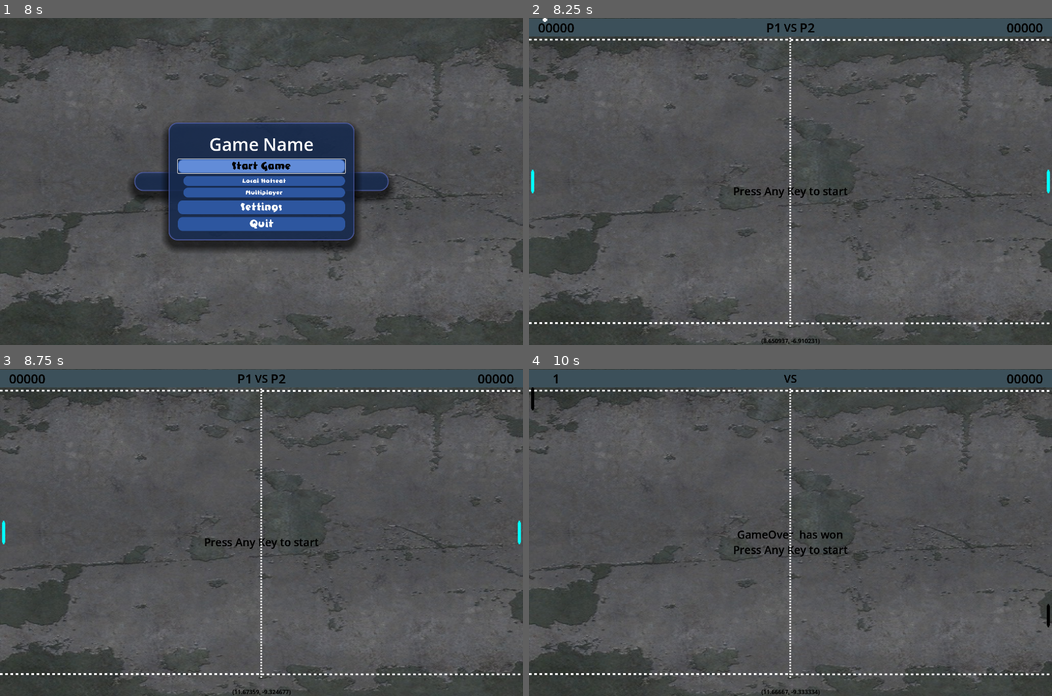
Above: before the commit, frames 1-4 (two rows, left to right).
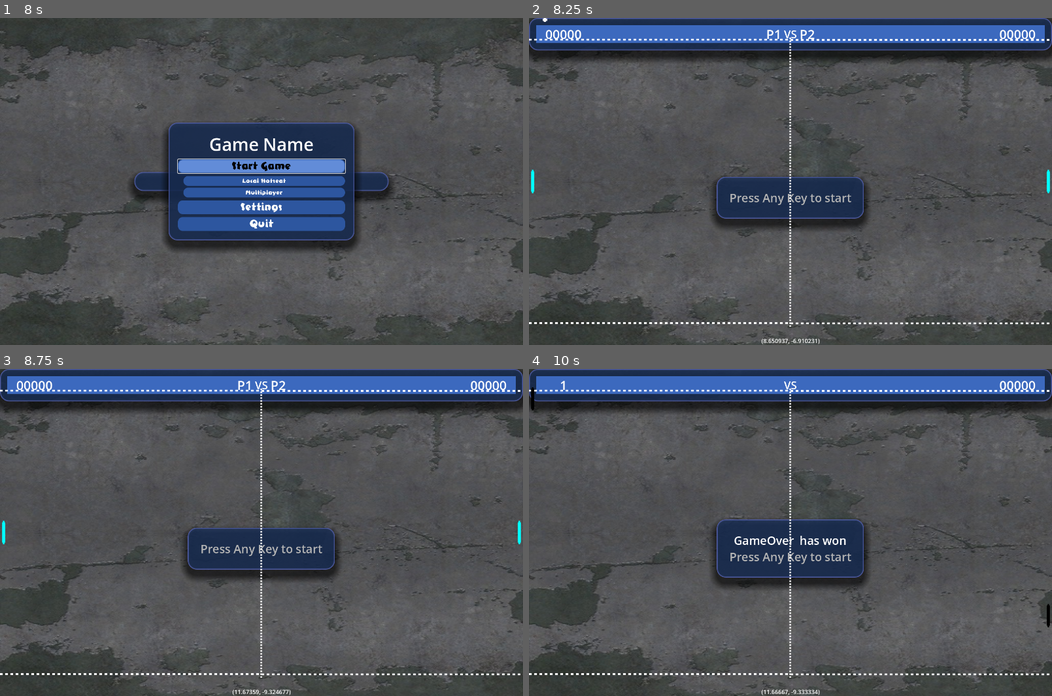
Above: after the commit, the same moments.

Repository: Fox-Alpha/Pong_Godot_4_Multiplayer
Game: Godot game, scene res://assets/Gui/MainMenu.tscn
The game is run twice, just before and just after one commit, with the same random seed, the same clock (stepped at 60 frames per second) and the same inputs.
Inputs (mouse positions are in pixels of both pictures, inside the frame that each line leads up to):
- Up to frame 1 (8 s): click "Start Game" at 0.5 s; click "Start Game" at 1.25 s; click "Settings" at 2 s; move the mouse to (376, 165) at 2.77 s; hold W (p1_up) 2.78-3.53 s; hold Down (p2_down) 2.78-3.53 s; click (376, 165) at 2.92 s; move the mouse to (156, 197) at 3.52 s; hold S (p1_down) 3.53-4.28 s; tap Up (p2_up) at 3.6, 5.1, 6.6 s; move the mouse to (313, 109) at 4.27 s; hold Down (p2_down) 4.28-5.03 s; hold W (p1_up) 4.28-5.78 s; move the mouse to (235, 246) at 5.02 s; click (235, 246) at 5.17 s; move the mouse to (418, 230) at 5.77 s; hold Down (p2_down) 5.78-6.53 s; hold S (p1_down) from 5.78 s (still down); move the mouse to (104, 132) at 6.52 s; move the mouse to (287, 181) at 7.27 s; hold Down (p2_down) from 7.28 s (still down); click (287, 181) at 7.42 s
- Up to frame 2 (8.25 s): release S (p1_down) at 8 s; release Down (p2_down) at 8 s; click "Local Hotseat" at 8 s
- Up to frame 3 (8.75 s): no input
- Up to frame 4 (10 s): tap Enter at 8.75 s; move the mouse to (712, 450) at 8.77 s; hold W (p1_up) from 8.78 s (still down); tap Up (p2_up) at 8.85 s; tap Space at 9.5 s; move the mouse to (905, 516) at 9.52 s; hold Down (p2_down) from 9.53 s (still down)

Frame 1 is identical in both runs. In frame 2, 17% of the frame differs, in the area x 0-100%, y 0-100%; in frame 3, 17%; in frame 4, 18%.
Error in both runs: Invalid access to property or key 'colors' on a base object of type 'Dictionary'. (res://scripts/globals.gd:96)

Commit message:
Upd: Redesigne ingame UI with Game Theme

Diff:
--- a/assets/ui.tscn
+++ b/assets/ui.tscn
@@ -1,6 +1,5 @@
-[gd_scene load_steps=4 format=3 uid="uid://id75m5q4t5ga"]
+[gd_scene load_steps=3 format=3 uid="uid://id75m5q4t5ga"]
 
-[ext_resource type="Theme" uid="uid://bichyo3bvxum0" path="res://assets/resources/pong_ui_theme.tres" id="1_o5g76"]
 [ext_resource type="Script" uid="uid://b7q3yerjsm3io" path="res://scripts/ui.gd" id="1_t2nfm"]
 [ext_resource type="Script" uid="uid://qc5f6sore7n8" path="res://debug.gd" id="3_rvqgq"]
 
@@ -12,7 +11,6 @@
 grow_horizontal = 2
 grow_vertical = 2
 mouse_filter = 2
-theme = ExtResource("1_o5g76")
 script = ExtResource("1_t2nfm")
 
 [node name="VBoxContainer" type="VBoxContainer" parent="."]
@@ -24,21 +22,26 @@
 grow_vertical = 2
 theme_override_constants/separation = 2
 
-[node name="MarginContainer" type="MarginContainer" parent="VBoxContainer"]
+[node name="PanelContainer" type="PanelContainer" parent="VBoxContainer"]
+layout_mode = 2
+
+[node name="MarginContainer" type="MarginContainer" parent="VBoxContainer/PanelContainer"]
 custom_minimum_size = Vector2(55, 0)
 layout_mode = 2
-theme_override_constants/margin_top = 2
-theme_override_constants/margin_bottom = 2
+theme_override_constants/margin_left = 10
+theme_override_constants/margin_top = 10
+theme_override_constants/margin_right = 10
+theme_override_constants/margin_bottom = 10
 
-[node name="ColorRect" type="ColorRect" parent="VBoxContainer/MarginContainer"]
+[node name="ColorRect" type="ColorRect" parent="VBoxContainer/PanelContainer/MarginContainer"]
 layout_mode = 2
-color = Color(0.235294, 0.313726, 0.352941, 1)
+color = Color(0.235294, 0.411765, 0.745098, 1)
 
-[node name="HBoxContainer" type="HBoxContainer" parent="VBoxContainer/MarginContainer"]
+[node name="HBoxContainer" type="HBoxContainer" parent="VBoxContainer/PanelContainer/MarginContainer"]
 custom_minimum_size = Vector2(0, 40)
 layout_mode = 2
 
-[node name="PlayerScoreLeft" type="Label" parent="VBoxContainer/MarginContainer/HBoxContainer"]
+[node name="PlayerScoreLeft" type="Label" parent="VBoxContainer/PanelContainer/MarginContainer/HBoxContainer"]
 unique_name_in_owner = true
 custom_minimum_size = Vector2(150, 0)
 layout_mode = 2
@@ -47,36 +50,36 @@
 horizontal_alignment = 1
 max_lines_visible = 1
 
-[node name="Control" type="Control" parent="VBoxContainer/MarginContainer/HBoxContainer"]
+[node name="Control" type="Control" parent="VBoxContainer/PanelContainer/MarginContainer/HBoxContainer"]
 layout_mode = 2
 size_flags_horizontal = 3
 mouse_filter = 2
 
-[node name="LabelP1Name" type="Label" parent="VBoxContainer/MarginContainer/HBoxContainer"]
+[node name="LabelP1Name" type="Label" parent="VBoxContainer/PanelContainer/MarginContainer/HBoxContainer"]
 unique_name_in_owner = true
 layout_mode = 2
 theme_override_font_sizes/font_size = 35
 text = "P1"
 
-[node name="Label_vs" type="Label" parent="VBoxContainer/MarginContainer/HBoxContainer"]
+[node name="Label_vs" type="Label" parent="VBoxContainer/PanelContainer/MarginContainer/HBoxContainer"]
 custom_minimum_size = Vector2(50, 0)
 layout_mode = 2
 theme_override_font_sizes/font_size = 30
 text = "VS"
 horizontal_alignment = 1
 
-[node name="LabelP2Name" type="Label" parent="VBoxContainer/MarginContainer/HBoxContainer"]
+[node name="LabelP2Name" type="Label" parent="VBoxContainer/PanelContainer/MarginContainer/HBoxContainer"]
 unique_name_in_owner = true
 layout_mode = 2
 theme_override_font_sizes/font_size = 35
 text = "P2"
 
-[node name="Control_3" type="Control" parent="VBoxContainer/MarginContainer/HBoxContainer"]
+[node name="Control_3" type="Control" parent="VBoxContainer/PanelContainer/MarginContainer/HBoxContainer"]
 layout_mode = 2
 size_flags_horizontal = 3
 mouse_filter = 2
 
-[node name="PlayerScoreRight" type="Label" parent="VBoxContainer/MarginContainer/HBoxContainer"]
+[node name="PlayerScoreRight" type="Label" parent="VBoxContainer/PanelContainer/MarginContainer/HBoxContainer"]
 unique_name_in_owner = true
 custom_minimum_size = Vector2(150, 0)
 layout_mode = 2
@@ -90,21 +93,32 @@
 layout_mode = 2
 size_flags_vertical = 3
 
-[node name="VBoxContainer" type="VBoxContainer" parent="VBoxContainer/CenterContainer"]
+[node name="PanelContainer_2" type="PanelContainer" parent="VBoxContainer/CenterContainer"]
 layout_mode = 2
 
-[node name="WinLabel" type="Label" parent="VBoxContainer/CenterContainer/VBoxContainer"]
+[node name="MarginContainer" type="MarginContainer" parent="VBoxContainer/CenterContainer/PanelContainer_2"]
+layout_mode = 2
+theme_override_constants/margin_left = 25
+theme_override_constants/margin_top = 25
+theme_override_constants/margin_right = 25
+theme_override_constants/margin_bottom = 25
+
+[node name="VBoxContainer" type="VBoxContainer" parent="VBoxContainer/CenterContainer/PanelContainer_2/MarginContainer"]
+layout_mode = 2
+
+[node name="WinLabel" type="Label" parent="VBoxContainer/CenterContainer/PanelContainer_2/MarginContainer/VBoxContainer"]
 unique_name_in_owner = true
 visible = false
 layout_mode = 2
-theme_override_font_sizes/font_size = 30
+theme_override_font_sizes/font_size = 32
 text = "Game Over"
 horizontal_alignment = 1
 
-[node name="StartLabel" type="Label" parent="VBoxContainer/CenterContainer/VBoxContainer"]
+[node name="StartLabel" type="Label" parent="VBoxContainer/CenterContainer/PanelContainer_2/MarginContainer/VBoxContainer"]
 unique_name_in_owner = true
 layout_mode = 2
-theme_override_font_sizes/font_size = 30
+theme_type_variation = &"OptionenLabel"
+theme_override_font_sizes/font_size = 32
 text = "Press Any Key to start"
 horizontal_alignment = 1
 
